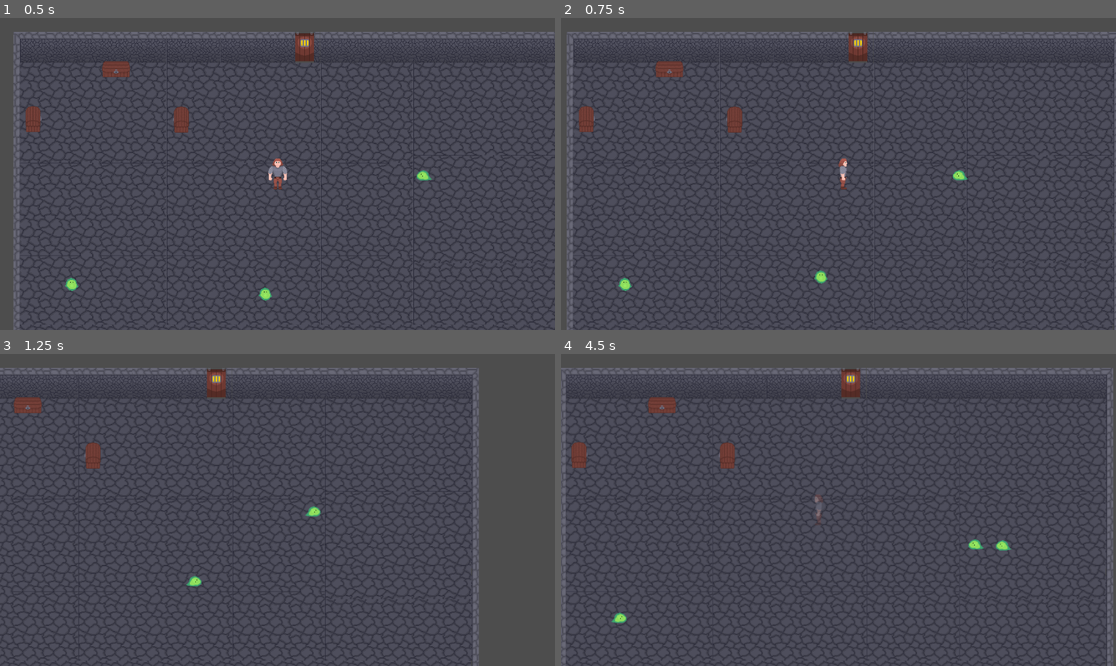
Above: before the commit, frames 1-4 (two rows, left to right).
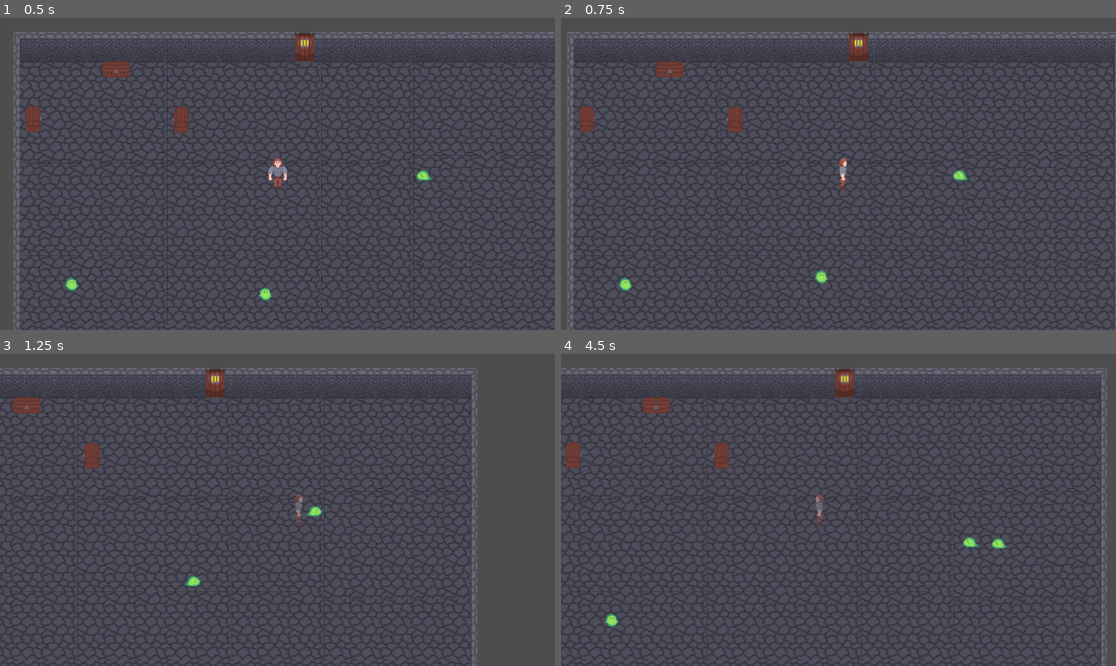
Above: after the commit, the same moments.

Repository: EsderJ10/proyecto-lqs
Game: Godot game, scene res://Scenes/test_room.tscn
The game is run twice, just before and just after one commit, with the same random seed, the same clock (stepped at 60 frames per second) and the same inputs.
Inputs (mouse positions are in pixels of both pictures, inside the frame that each line leads up to):
- Up to frame 1 (0.5 s): no input
- Up to frame 2 (0.75 s): move the mouse to (960, 158) at 0.52 s; hold Right (move_right) from 0.53 s (still down); click (960, 158) at 0.6 s
- Up to frame 3 (1.25 s): keep holding Right (move_right); tap Space (player_dash) at 0.8 s
- Up to frame 4 (4.5 s): move the mouse to (727, 525) at 1.27 s; release Right (move_right) at 1.28 s; hold Down (move_down) 1.28-2.03 s; tap Space (player_dash) at 1.35, 2.3, 3.6 s; click (727, 525) at 1.55 s; move the mouse to (894, 441) at 2.02 s; hold Right (move_right) 2.03-2.78 s; tap E (interact) at 2.1 s; move the mouse to (810, 572) at 2.77 s; hold Up (move_up) 2.78-3.53 s; click (810, 572) at 2.85 s; move the mouse to (1005, 556) at 3.52 s; hold Left (move_left) from 3.53 s (still down); move the mouse to (672, 463) at 4.27 s; click (672, 463) at 4.35 s

Frame 1 is identical in both runs. In frame 2, 0.7% of the frame differs, in the area x 1-100%, y 4-100%; in frame 3, 2.3%; in frame 4, 11%, in the area x 0-100%, y 4-100%.

Commit message:
Completed #34

Diff:
--- a/Scenes/player.tscn
+++ b/Scenes/player.tscn
@@ -96,9 +96,12 @@
 
 [node name="InvulnerabilityTimer" type="Timer" parent="."]
 
+[node name="HurtTimer" type="Timer" parent="."]
+
 [connection signal="body_entered" from="HitboxAttack" to="." method="_on_hitbox_attack_body_entered"]
 [connection signal="timeout" from="AttackCooldownTimer" to="." method="_on_attack_cooldown_timer_timeout"]
 [connection signal="timeout" from="AttackTimer" to="." method="_on_attack_timer_timeout"]
 [connection signal="timeout" from="DashTimer" to="." method="_on_dash_timer_timeout"]
 [connection signal="timeout" from="DashCooldownTimer" to="." method="_on_dash_cooldown_timer_timeout"]
 [connection signal="timeout" from="InvulnerabilityTimer" to="." method="_on_invulnerability_timer_timeout"]
+[connection signal="timeout" from="HurtTimer" to="." method="_on_hurt_timer_timeout"]
--- a/Scripts/Character/player.gd
+++ b/Scripts/Character/player.gd
@@ -7,10 +7,10 @@
 
 # Properties
 @export_group("Movement")
-@export var speed: int = 421
+@export var speed: int = 400
 @export var acceleration: float = 0.5
 @export var friction: float = 0.7
-@export var deceleration: float = 1.5  # Added deceleration for stopping
+@export var deceleration: float = 1.5
 
 @export_group("Combat")
 @export var attack_duration: float = 0.3
@@ -18,7 +18,7 @@
 @export var attack_damage: int = 1
 
 @export_group("Dash")
-@export var dash_speed: int = 1211
+@export var dash_speed: int = 1200
 @export var dash_duration: float = 0.3
 @export var dash_cooldown: float = 1.0
 @export var invulnerability_duration: float = 1.0
@@ -37,6 +37,7 @@
 @onready var dash_cooldown_timer: Timer = $DashCooldownTimer
 @onready var invulnerability_timer: Timer = $InvulnerabilityTimer
 @onready var camera: Camera2D = $Camera2D
+@onready var hurt_timer: Timer = $HurtTimer
 
 # State Machine
 enum State {IDLE, MOVING, ATTACKING, DASHING, HURT, DEAD}
@@ -45,6 +46,7 @@
 # Direction Management
 enum Direction {RIGHT, LEFT, UP, DOWN}
 var current_direction: Direction = Direction.DOWN
+var previous_direction: Direction = Direction.DOWN
 
 # State variables
 var dash_direction: Vector2 = Vector2.ZERO
@@ -54,6 +56,8 @@
 var is_invulnerable: bool = false
 var current_health: int = 0
 var last_hit_direction: Vector2 = Vector2.ZERO
+var current_tween: Tween
+var _animation_cache = {}
 
 # Constants for direction and hitbox
 const DIRECTION_VECTORS = {
@@ -79,6 +83,16 @@
 
 func _ready() -> void:
 	initialize_player()
+	_cache_animation_names()
+
+func _cache_animation_names() -> void:
+	for dir_key in DIRECTION_STRINGS:
+		var dir_string = DIRECTION_STRINGS[dir_key]
+		_animation_cache["idle_" + dir_string] = "idle_" + dir_string
+		_animation_cache["attack_" + dir_string] = "attack_" + dir_string
+		_animation_cache["dash_" + dir_string] = "dash_" + dir_string
+		_animation_cache["hurt_" + dir_string] = "hurt_" + dir_string
+		_animation_cache[dir_string] = dir_string  # Fallback animations
 
 func initialize_player() -> void:
 	hitbox_attack.monitoring = false
@@ -90,24 +104,26 @@
 	dash_timer.wait_time = dash_duration
 	dash_cooldown_timer.wait_time = dash_cooldown
 	invulnerability_timer.wait_time = invulnerability_duration
-
-func _process(_delta: float) -> void:
+	hurt_timer.one_shot = true
+	hurt_timer.wait_time = 0.3
+
+func _process(delta: float) -> void:
 	handle_input()
 	update_animation()
 
 	# Blinking effect when invulnerable
 	if is_invulnerable and current_state != State.DEAD:
-		animated_sprite.modulate.a = sin(Time.get_ticks_msec() * 0.01) * 0.5 + 0.5
-
-func _physics_process(_delta: float) -> void:
+		animated_sprite.modulate.a = sin(Time.get_ticks_msec() * 0.01) * delta + 0.5
+
+func _physics_process(delta: float) -> void:
 	if current_state == State.DEAD:
 		return
 
 	movement_input = get_movement_input()
-	calculate_velocity()
+	calculate_velocity(delta)
 	move_and_slide()
 
-func calculate_velocity() -> void:
+func calculate_velocity(delta: float) -> void:
 	var target_velocity = Vector2.ZERO
 
 	match current_state:
@@ -121,11 +137,11 @@
 
 	# Apply acceleration, deceleration, or friction based on movement state
 	if target_velocity.length() > 0:
-		velocity = velocity.lerp(target_velocity, acceleration)
+		velocity = velocity.lerp(target_velocity, acceleration * delta * 60.0)
 	else:
 		# Apply deceleration when actively stopping and friction when idle
 		var stop_factor = deceleration if movement_input == Vector2.ZERO and velocity.length() > 0 else friction
-		velocity = velocity.lerp(Vector2.ZERO, stop_factor)
+		velocity = velocity.lerp(Vector2.ZERO, stop_factor * delta * 60.0)
 
 func handle_input() -> void:
 	if current_state == State.DEAD or current_state == State.HURT:
@@ -154,30 +170,29 @@
 	if current_state == State.ATTACKING or current_state == State.HURT:
 		return input
 
-	# Check each direction and set the current facing direction
+	previous_direction = current_direction
+
+	# Improved input handling
 	if Input.is_action_pressed("move_right"):
 		input.x += 1
-		current_direction = Direction.RIGHT
+		if input.y == 0 or Input.is_action_just_pressed("move_right"):
+			current_direction = Direction.RIGHT
 	if Input.is_action_pressed("move_left"):
 		input.x -= 1
-		current_direction = Direction.LEFT
+		if input.y == 0 or Input.is_action_just_pressed("move_left"):
+			current_direction = Direction.LEFT
 	if Input.is_action_pressed("move_up"):
 		input.y -= 1
-		current_direction = Direction.UP
+		if input.x == 0 or Input.is_action_just_pressed("move_up"):
+			current_direction = Direction.UP
 	if Input.is_action_pressed("move_down"):
 		input.y += 1
-		current_direction = Direction.DOWN
-
-	# Prioritize last pressed direction for diagonal movement
-	if input.x != 0 and input.y != 0:
-		if Input.is_action_just_pressed("move_right"):
-			current_direction = Direction.RIGHT
-		elif Input.is_action_just_pressed("move_left"):
-			current_direction = Direction.LEFT
-		elif Input.is_action_just_pressed("move_up"):
-			current_direction = Direction.UP
-		elif Input.is_action_just_pressed("move_down"):
+		if input.x == 0 or Input.is_action_just_pressed("move_down"):
 			current_direction = Direction.DOWN
+
+	# If no direction is pressed but was previously moving, keep the last direction
+	if input.length() == 0 and current_state == State.MOVING:
+		current_direction = previous_direction
 
 	# Update movement state based on input
 	if input.length() > 0 and current_state == State.IDLE:
@@ -189,30 +204,38 @@
 	return input.normalized() if input.length() > 0 else input
 
 func update_animation() -> void:
+	var dir_string = DIRECTION_STRINGS[current_direction]
+	var anim_name = ""
+
 	match current_state:
 		State.ATTACKING:
-			# TODO: ATTACKING Animation
-			#animated_sprite.play("attack_" + DIRECTION_STRINGS[current_direction])
-			animated_sprite.play(DIRECTION_STRINGS[current_direction])
-		State.DASHING:
-			# TODO: DASHING Animation
-			#animated_sprite.play("dash_" + DIRECTION_STRINGS[current_direction])
-			animated_sprite.play(DIRECTION_STRINGS[current_direction])
+			# Try to use attack animation, fall back to direction if not available
+			anim_name = _get_animation_name("attack_" + dir_string, dir_string)
+		State.DASHING:
+			# Try to use dash animation, fall back to direction if not available
+			anim_name = _get_animation_name("dash_" + dir_string, dir_string)
 		State.MOVING:
-			# Determine animation based on direction
-			animated_sprite.play(DIRECTION_STRINGS[current_direction])
+			anim_name = dir_string
 		State.IDLE:
-			# TODO: IDLE Animation
-			#animated_sprite.play("idle_" + DIRECTION_STRINGS[current_direction])
-			animated_sprite.play(DIRECTION_STRINGS[current_direction])
+			# Try to use idle animation, fall back to direction if not available
+			anim_name = _get_animation_name("idle_" + dir_string, dir_string)
 		State.HURT:
-			# TODO: HURT Animation
-			#animated_sprite.play("hurt_" + DIRECTION_STRINGS[current_direction])
-			animated_sprite.play(DIRECTION_STRINGS[current_direction])
+			# Try to use hurt animation, fall back to direction if not available
+			anim_name = _get_animation_name("hurt_" + dir_string, dir_string)
 		State.DEAD:
-			# TODO: DEAD Animation
-			#animated_sprite.play("dead")
-			pass
+			anim_name = _get_animation_name("dead", dir_string)
+
+	if animated_sprite.animation != anim_name:
+		animated_sprite.play(anim_name)
+
+# Helper to check if animation exists, using cached names
+func _get_animation_name(primary: String, fallback: String) -> String:
+	var primary_name = _animation_cache.get(primary, primary)
+	var fallback_name = _animation_cache.get(fallback, fallback)
+
+	if animated_sprite.sprite_frames.has_animation(primary_name):
+		return primary_name
+	return fallback_name
 
 func attack() -> void:
 	can_attack = false
@@ -225,8 +248,12 @@
 
 func dash() -> void:
 	can_dash = false
-	# Use current movement input or facing direction
-	dash_direction = movement_input if movement_input != Vector2.ZERO else DIRECTION_VECTORS[current_direction]
+
+	# Use current movement input or facing direction, ensuring it's normalized
+	if movement_input != Vector2.ZERO:
+		dash_direction = movement_input.normalized()
+	else:
+		dash_direction = DIRECTION_VECTORS[current_direction]
 
 	# Set invulnerable during dash
 	set_invulnerable(true)
@@ -239,6 +266,9 @@
 	hitbox_attack.rotation_degrees = HITBOX_ROTATIONS[current_direction]
 
 func change_state(new_state: State) -> void:
+	if current_state == new_state:
+		return
+
 	# Exit current state logic
 	match current_state:
 		State.ATTACKING:
@@ -250,7 +280,8 @@
 		State.IDLE:
 			pass
 		State.HURT:
-			pass
+			if hurt_timer and hurt_timer.is_stopped() == false:
+				hurt_timer.stop()
 		State.DEAD:
 			return  # Don't allow state change if dead
 
@@ -268,7 +299,8 @@
 		State.IDLE:
 			pass
 		State.HURT:
-			pass
+			if hurt_timer:
+				hurt_timer.start()
 		State.DEAD:
 			die()
 
@@ -281,32 +313,33 @@
 	if source_position != Vector2.ZERO:
 		last_hit_direction = (global_position - source_position).normalized()
 	else:
-		# If no source position, knockback opposite to facing direction
 		last_hit_direction = -DIRECTION_VECTORS[current_direction]
 
 	# Apply damage
 	current_health = max(0, current_health - damage)
 
+	if current_tween and current_tween.is_valid():
+		current_tween.kill()
+
 	# Flash effect
 	animated_sprite.modulate = Color(1.5, 0.3, 0.3, 1.0)
-	var tween = create_tween()
-	tween.tween_property(animated_sprite, "modulate", Color(1, 1, 1, 1), 0.2)
-
-	# Emit signal
+	current_tween = create_tween()
+	current_tween.tween_property(animated_sprite, "modulate", Color(1, 1, 1, 1), 0.2)
+
 	health_changed.emit(current_health, max_health)
 
-	# Check if player is dead
 	if current_health <= 0:
 		change_state(State.DEAD)
 	else:
 		# Apply hit reaction
-		camera.add_trauma(0.5)
+		if camera.has_method("add_trauma"):
+			camera.add_trauma(0.5)
 		change_state(State.HURT)
 		set_invulnerable(true)
 
-		# Timer to exit hurt state
-		var hurt_timer = get_tree().create_timer(0.3)
-		hurt_timer.timeout.connect(func(): if current_state == State.HURT: change_state(State.IDLE))
+func _on_hurt_timer_timeout() -> void:
+	if current_state == State.HURT:
+		change_state(State.IDLE)
 
 func set_invulnerable(value: bool) -> void:
 	is_invulnerable = value
@@ -322,13 +355,16 @@
 	set_physics_process(false)
 	set_process_input(false)
 
-	# Emit signal
+	# Cancel any existing tween
+	if current_tween and current_tween.is_valid():
+		current_tween.kill()
+
 	player_died.emit()
 
 	# Fade out animation
-	var tween = create_tween()
-	tween.tween_property(animated_sprite, "modulate:a", 0.0, death_fade_duration)
-	tween.tween_callback(func(): queue_free())
+	current_tween = create_tween()
+	current_tween.tween_property(animated_sprite, "modulate:a", 0.0, death_fade_duration)
+	current_tween.tween_callback(queue_free)
 
 func _on_attack_timer_timeout() -> void:
 	if current_state == State.ATTACKING:
